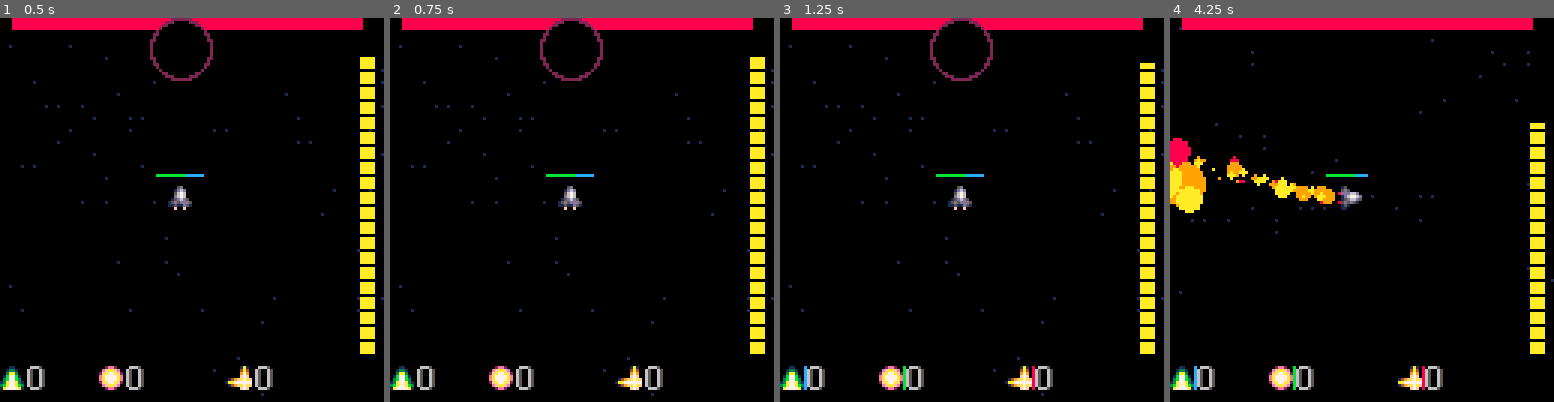
Above: before the commit, frames 1-4 (left to right).
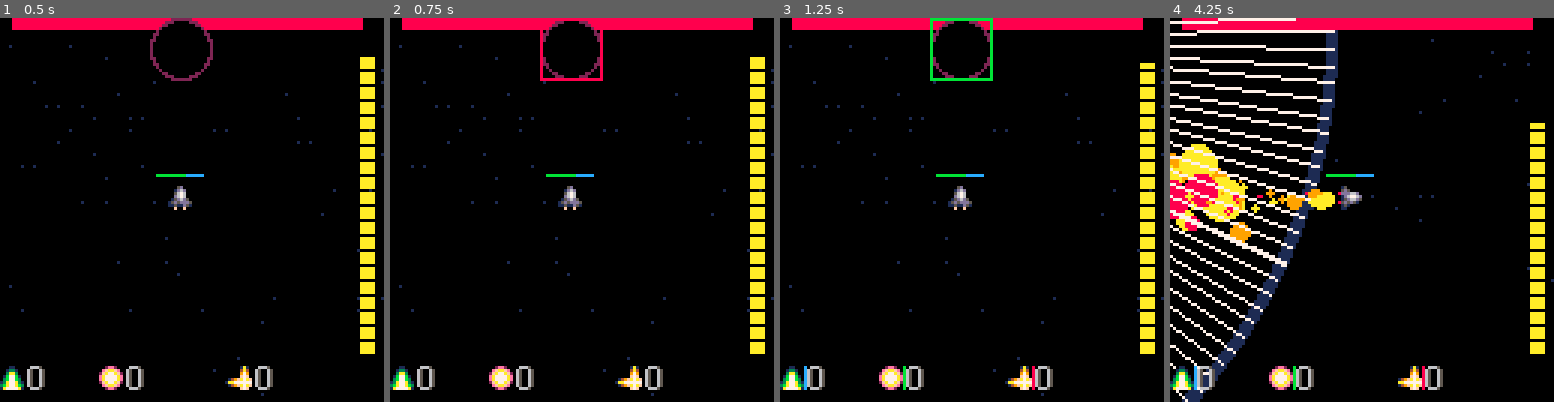
Above: after the commit, the same moments.

Repository: glassoup/pico8playground
Game: PICO-8 cartridge zs.p8
Two runs of this game, one before a commit and one after it. Both use one fixed random seed, a clock stepped at 60 frames per second and the inputs below.
Inputs:
- Up to frame 1 (0.5 s): tap X (X key) at 0.33 s
- Up to frame 2 (0.75 s): tap O (Z key) at 0.7 s
- Up to frame 3 (1.25 s): tap X (X key) at 1.07 s
- Up to frame 4 (4.25 s): hold Right 1.6-2.1 s; tap O (Z key) every 0.4 s from 1.7 to 4.1 s; tap X (X key) at 1.85, 2.97, 4.08 s; hold Up 2.15-2.42 s; hold Right 2.47-3.03 s; hold Left 3.08-3.58 s; hold Down 3.63-3.97 s; hold Right from 4.02 s (still down)

Frame 1 is identical in both runs. In frame 2, 0.4% of the frame differs, in the area x 39-56%, y 0-17%; in frame 3, 0.5%; in frame 4, 13%, in the area x 0-54%, y 0-100%.

Commit message:
slow down stuff

Diff:
--- a/zs.p8
+++ b/zs.p8
@@ -16,26 +16,28 @@
   dy=0,
  }
  -- player
-	drot=0.0165
-	lock_e={x=0,y=0}
+	drot=0.05
+	nill_enemy={x=1,y=1,r=0}
+	lock_e=nill_enemy
 	player_locked=false
 	player_shooting=false
 	shoot_delay=4
 	shoot_delay_cur=0
-	friction=0.9
-	friction_locked=0.82
+	friction=0.88
+	friction_locked=0.78
 	boost_nocharge=0
 	boost_nocharge_amt=30
 	boost_hold=false
 	boost_invul=20
 	boost_invul_cur=0
-	boost_burst=8.5
+	boost_burst=5
+	boost_burst_locked=8
 	boost_amt=0.15
 	boost_cur=0
-	boost_max=0.8
+	boost_max=0.7
 	thrust_amt=0.1
 	thrust_cur=0
-	thrust_max=0.5
+	thrust_max=0.4
 	thrust_on=false
 	energy=100
 	energy_max=100
@@ -75,21 +77,21 @@
 
  boss_attack={
   {atk="lazer",
-  dur=330,
+  dur=410,
   init=function (self)
-   self.dur=330
+   self.dur=410
   end,
   draw=
 	  function (self)
 	   local d = self.dur
-	   if d<270 then
-	    local spd = 270
+	   local spd = 600
+	   if d<spd then
 	    local s00,s25,s50,s75=sin(d/spd),sin(d/spd+0.25),sin(d/spd+0.5),sin(d/spd+0.75)
 	    for i=-3,3 do
 	     local c=8
 	     if i<2 and i>-2 then c=7 end
 		    line(s00*(181)+s75*i, -s75*181+s00*i,s50*181-s25*i,-s25*181-s50*i,c)
-		    line(s25*181+s00*i,-s00*181+s25*i,s75*181-s50*i,-s50*181-s75*i,c)
+		    line(s25*181+s00*i,s00*181-s25*i,s75*181-s50*i,s50*181+s75*i,c)
 	    end
 	   else
 	    fillp(▒)
@@ -104,16 +106,17 @@
 	  function (self)
 	   local d = self.dur
 	  	lazer_cd=max(lazer_cd-1,0)
-	  	local spd = 270
+	  	local spd = 600
 	   if d<spd then
-	    local a1,b1=sin(d/spd)-sin(d/spd+0.5),-cos(d/spd)+cos(d/spd+0.5)
-	    local a2,b2=sin(d/spd+0.25)-sin(d/spd+0.75),-cos(d/spd+0.25)+cos(d/spd+0.75)
+	    local a1,b1=sin(d/spd)-sin(d/spd+0.5),cos(d/spd)-cos(d/spd+0.5)
+	    local a2,b2=sin(d/spd+0.25)-cos(d/spd),-sin(d/spd)+cos(d/spd+0.75)
 
 	    if (abs(a1*player.x+b1*player.y)/sqrt(a1^2+b1^2) <= 5
 	    or abs(a2*player.x+b2*player.y)/sqrt(a2^2+b2^2) <= 5)
-					and lazer_cd<=0 then
-						player_damage(15)
-						lazer_cd=10
+					and lazer_cd<=0
+					and isinrange(player, 181) then
+						player_damage(5)
+						lazer_cd=5
 	    end
 	   end
 	  end
@@ -266,16 +269,26 @@
 function player_update()
  local rot_target=input_rot_target()
  local rot_diff=(rot_target-player.rot+0.5)%1-0.5
+ local rot_diff_abs=abs(rot_diff)
  local player_particlex=player.x-sin(player.rot)*5
  local player_particley=player.y+cos(player.rot)*5
+ local b_b = boost_burst
 
  if player_locked then
 	 player.dy*=friction_locked
 	 player.dx*=friction_locked
   player.rot=0.25+atan2(player.x-lock_e.x, player.y-lock_e.y)
+  b_b = boost_burst_locked
  else
- 	player.dy*=friction
- 	player.dx*=friction
+  -- increase fiction during sharp turn
+  if rot_diff_abs>0.28 and input_moving() then
+	 	player.dy*=friction-0.25
+	 	player.dx*=friction-0.25
+  else
+	 	player.dy*=friction
+	 	player.dx*=friction
+ 	end
+
  end
 
  -- boosting
@@ -287,8 +300,8 @@
    boost_hold=true
   else
    if energy >= 20 then
-    player.dx=sin(rot_target)*boost_burst
-    player.dy=cos(rot_target)*boost_burst
+    player.dx=sin(rot_target)*b_b
+    player.dy=cos(rot_target)*b_b
     boost_hold=false
     boost_invul_cur=boost_invul
     sfx(1)
@@ -307,7 +320,7 @@
  if input_moving() then
   -- rotation
   if not player_locked then
-   if abs(rot_diff) < drot then
+   if rot_diff_abs < drot then
 		  player.rot=rot_target
 		 elseif rot_diff > 0 then
 		  player.rot+=drot
@@ -318,7 +331,7 @@
 	 end
 
 	 -- thrust
-  if (abs(rot_diff) < 0.175) or player_locked then
+  if (rot_diff_abs < 0.175) or player_locked then
    local dir = player.rot
    if (player_locked) dir=rot_target
 
@@ -365,7 +378,9 @@
   end
   if player_shooting then
    if energy>=2 then
-    player_lock()
+    if player_locked!=true then
+     player_lock()
+    end
     shoot_delay_cur+=1
 	   shoot_delay_cur=shoot_delay_cur%shoot_delay
     if shoot_delay_cur==0 then
@@ -375,7 +390,9 @@
     end
    end
   else
-   player_lock()
+   if player_locked!=true then
+   	player_lock()
+   end
    -- special
    special_hold_dur+=0.25
    if special_hold_dur<41 then
@@ -552,7 +569,17 @@
 function isclockwise(v1,v2)
  return -v1.x*v2.y+v1.y*v2.x>0
 end
+
 function player_lock()
+	lock_e=get_lock()
+	if lock_e.r!=0 then
+		player_locked=true
+ else
+  player_locked=false
+	end
+end
+
+function get_lock()
  local range=80
  local spread=0.125
  local sec_end={
@@ -570,12 +597,11 @@
 	   y=enemy.y-player.y
 	  }
 	  if (not isclockwise(sec_start,relpoint)) and isclockwise(sec_end,relpoint) and isinrange(relpoint,range) then
-	  	lock_e=enemy
-	  	player_locked=true
-	  	return
+  	return enemy
 	  end
 	 end
 	end
+	return nill_enemy
 end
 
 function player_shoot()
@@ -657,6 +683,7 @@
   particle_create(x,y,9,r,r*2)
   particle_create(x,y,0,r,r)
   del(enemies,e)
+  lock_e=nill_enemy
   player_locked=false--cope
   sfx(6)
  end
@@ -792,6 +819,18 @@
  elseif special_hold_dur < 61 then
   spr(128,player.x-16, player.y-16,4,4)
  end
+
+ -- lockon
+ local e,c=get_lock(),11
+ if player_locked then
+  c=8
+  e=lock_e
+ end
+
+ if lock_e.r>0 then
+  rect(e.x-e.r,e.y-e.r,e.x+e.r,e.y+e.r,c)
+ end
+
 end
 
 function player_color()
@@ -964,6 +1003,15 @@
 - chasing enemy spawn
 - rotating lasers
 
+-better lock on system
+-- lingering lock on
+if in range, and tap again, lock on to same target
+- so won't turn around
+
+
+slow ship speed
+lock on indicator
+friction when trusting/boosting
 
 ]]
 __gfx__
